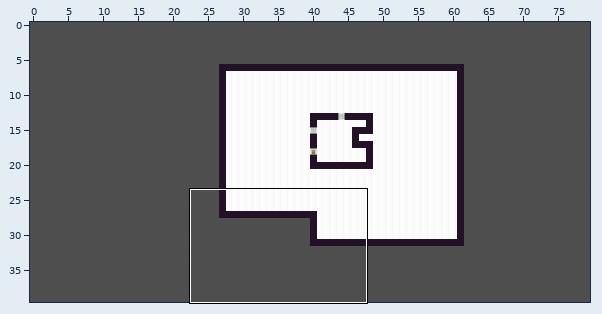
Tiled map -- assets/map12.tmx. The picture above shows the old version from afar; the outline marks the close-up.
Close-up. Before:
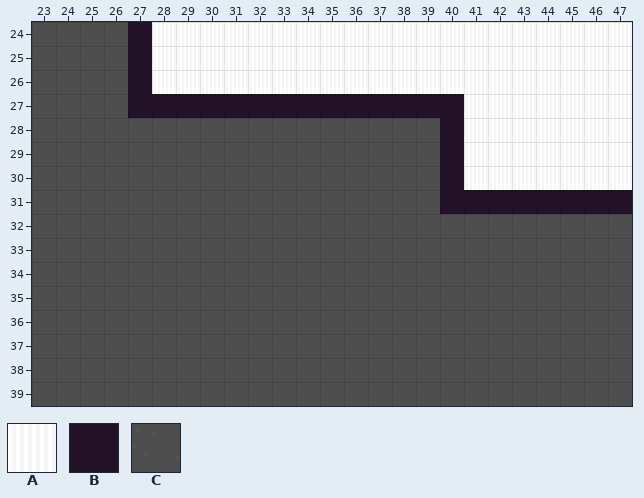
Cells are 12x12 px. Shown: x 23..47, y 24..39. The commit also changed other parts of the map, which this record leaves out.
Key: from "tileset12": A 0, B 7, C 8.
_ is an empty cell.
Layer "Tile Layer 1" before, first column x 23:
24 CCCCBAAAAAAAAAAAAAAAAAAAA
25 CCCCBAAAAAAAAAAAAAAAAAAAA
26 CCCCBAAAAAAAAAAAAAAAAAAAA
27 CCCCBBBBBBBBBBBBBBAAAAAAA
28 CCCCCCCCCCCCCCCCCBAAAAAAA
29 CCCCCCCCCCCCCCCCCBAAAAAAA
30 CCCCCCCCCCCCCCCCCBAAAAAAA
31 CCCCCCCCCCCCCCCCCBBBBBBBB
32 CCCCCCCCCCCCCCCCCCCCCCCCC
33 CCCCCCCCCCCCCCCCCCCCCCCCC
34 CCCCCCCCCCCCCCCCCCCCCCCCC
35 CCCCCCCCCCCCCCCCCCCCCCCCC
36 CCCCCCCCCCCCCCCCCCCCCCCCC
37 CCCCCCCCCCCCCCCCCCCCCCCCC
38 CCCCCCCCCCCCCCCCCCCCCCCCC
39 CCCCCCCCCCCCCCCCCCCCCCCCC
Now the later version:
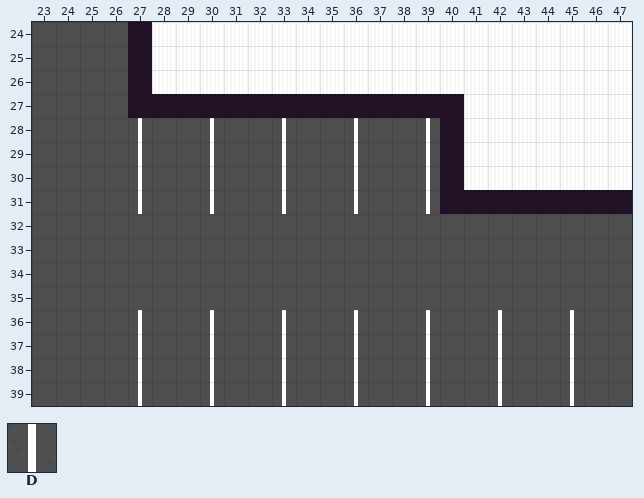
Further tiles: from "tileset12": D 9.
The edit:
Layer "Tile Layer 1":
y 28..31: x 27 C -> D; x 30 C -> D; x 33 C -> D; x 36 C -> D; x 39 C -> D
y 36..39: x 27 C -> D; x 30 C -> D; x 33 C -> D; x 36 C -> D; x 39 C -> D; x 42 C -> D; x 45 C -> D
